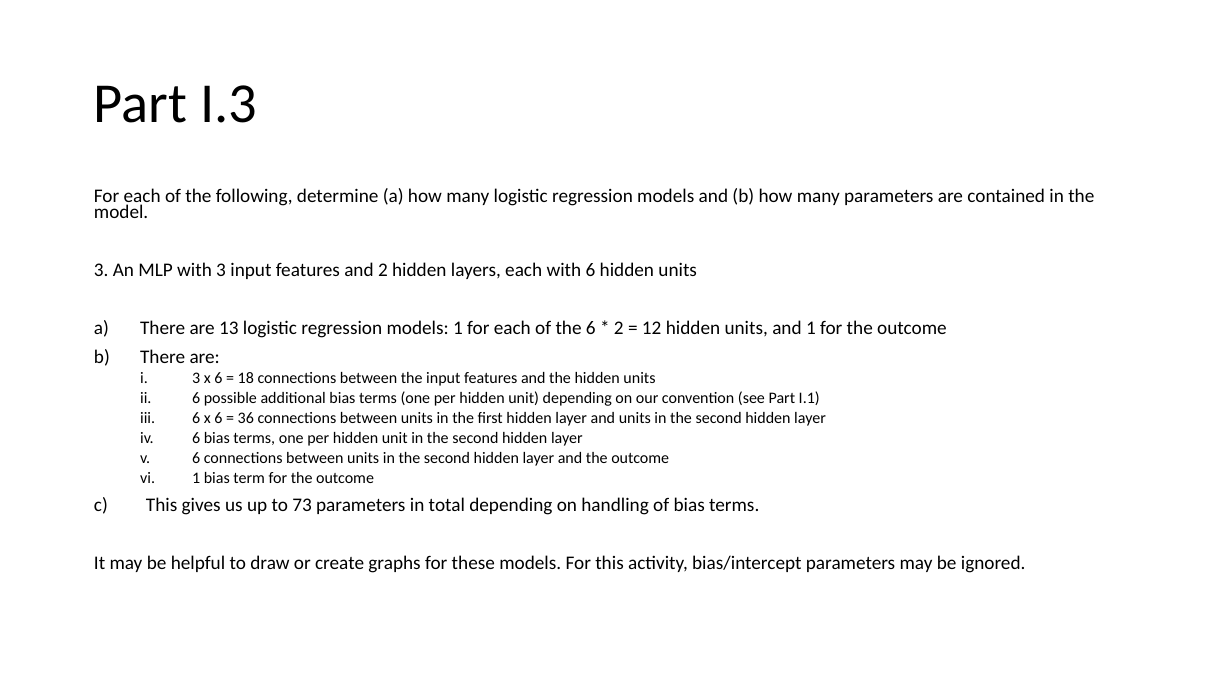
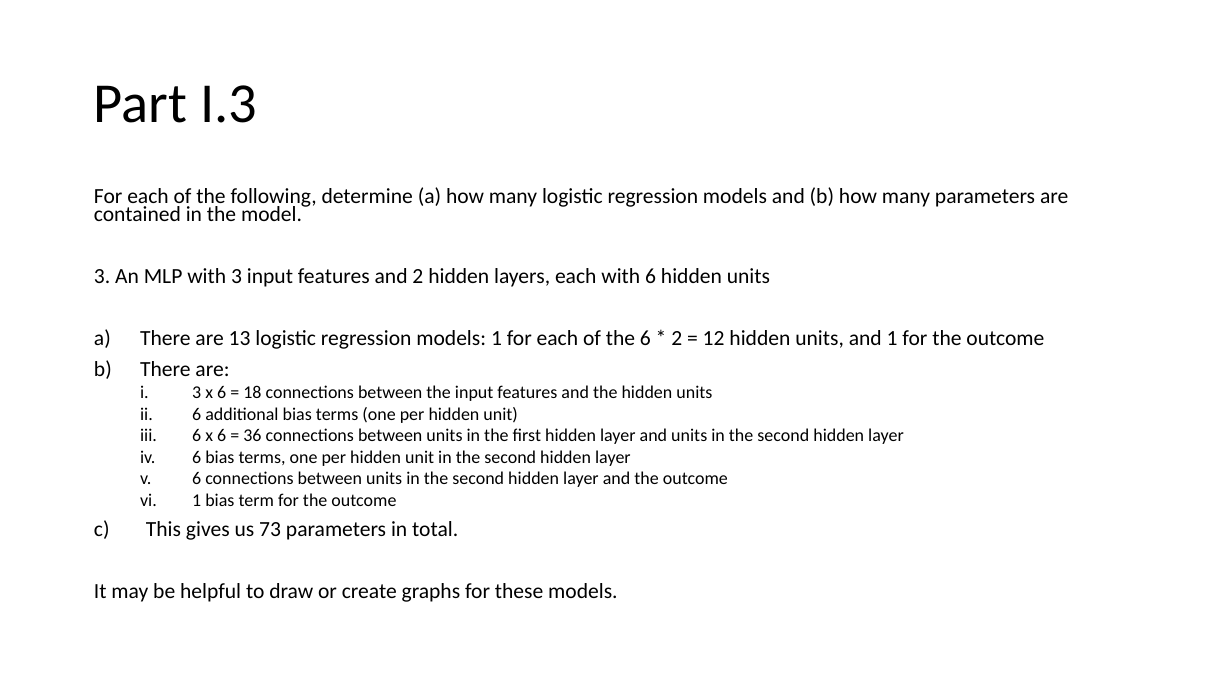
Before and after one commit to mengelhard/mmci_applied_ds, a slide deck: slide 4 of activities/multilayer_perceptron_key.pptx. Drawn at 1232x693 pixels with LibreOffice and Linux fonts; fonts in the diff are those of the drawing. Boxes give left, top, right and bottom in pixels: in the first picture for what was removed or moved away, otherwise in the second. Text is boxed around its words. In the diff, an @@ line names an element or a change of style, - is before the commit and + after.

Commit message:
removed intercepts as predictors

```diff
--- a/activities/multilayer_perceptron_key.pptx
+++ b/activities/multilayer_perceptron_key.pptx
@@ text at (94,187,1068,506): size 15 to 16.8 pt in "For each of the following, determine (a) ...", "3. An MLP with 3 input features ...", "There are 13 logistic regression models: 1 ...", "There are:"; size 12.5 to 14 pt in "3 x 6 = 18 connections between ...", "6 x 6 = 36 connections between ...", "6 bias terms, one per hidden unit ...", "6 connections between units in the second ..." and 1 more places @@
@@ text at (192,407,517,423): text changed; size 12.5 to 14 pt @@
-  ii. 6 possible additional bias terms (one per hidden unit) depending on our convention (see Part I.1)
+  ii. 6 additional bias terms (one per hidden unit)
@@ text at (94,583,617,602): text changed; size 15 to 16.8 pt @@
-c) This gives us up to 73 parameters in total depending on handling of bias terms.
-It may be helpful to draw or create graphs for these models. For this activity, bias/intercept parameters may be ignored.
+c) This gives us 73 parameters in total.
+It may be helpful to draw or create graphs for these models.
```
Also in this commit, not shown: 5 other slides changed, 5 other files.
